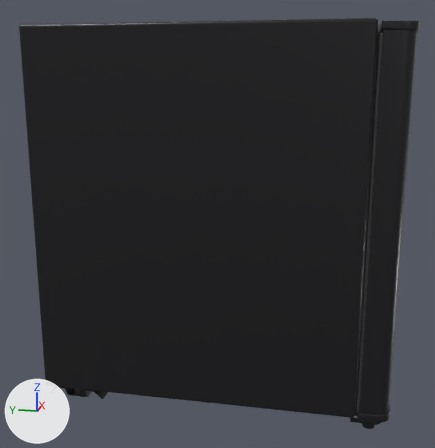
Two versions of the Blender file public/items/tillreda_anim/TILLREDA_anim.blend, one commit apart.
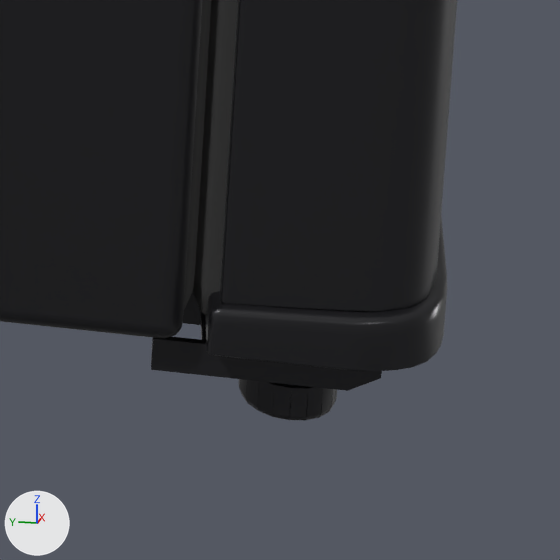
Each version appears first whole from a camera (50 mm lens) standing at (-0.908, -0.145, 0.419) and looking at (-0.018, 0.033, 0.196), and next in a close-up on the part from 76% to 93% of the width and 83% to 100% of the height. Every picture has the same lights, and +X, +Y and +Z are marked at lower left. The older version's two pictures come first.

In view in the first close-up: 'body', 'door_gasket', 'door_surface'.
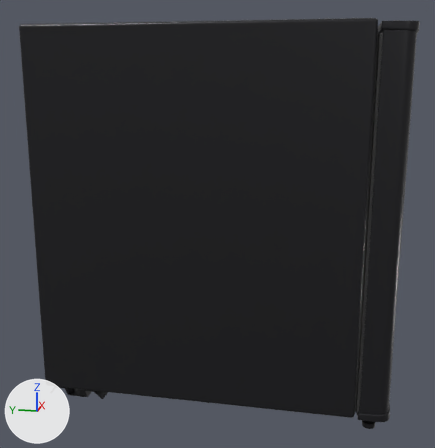
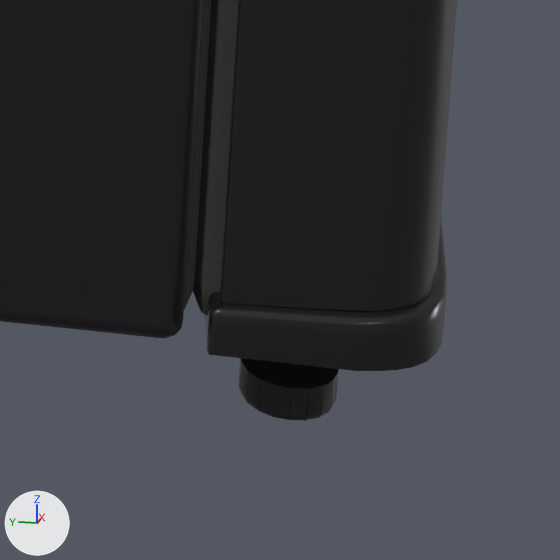
Changed parts and their boxes [x1, y1, x2, y2] in the close-ups (560 x 560 px):
'body', reshaped: before [0, 0, 382, 420]; after [0, 0, 338, 420]
part 1 of me_mesh_0_001, deleted (black): before [151, 292, 382, 391]

What the commit changed:
me_mesh_0_001 is used by ob_body; location (0.0, 0.0, 0.0).
me_mesh_0_001 had 2990 vertices, 2186 faces and spanned x -0.235..0.235, y -0.213..0.225, z 0.0..0.477.
me_mesh_0_001 now has 2817 vertices, 2087 faces and spans x -0.235..0.235, y -0.213..0.225, z 0.0..0.477.
me_mesh_0_001 part 1: 37 loose pieces with 173 vertices, spanning x -0.229..-0.211, y -0.213..-0.175, z 0.006..0.016, are deleted.
